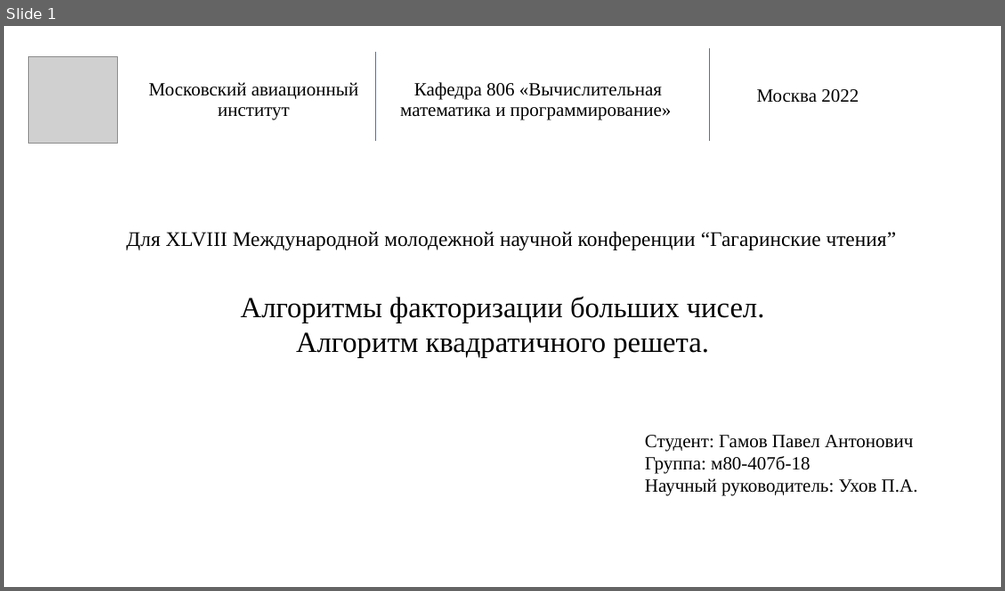
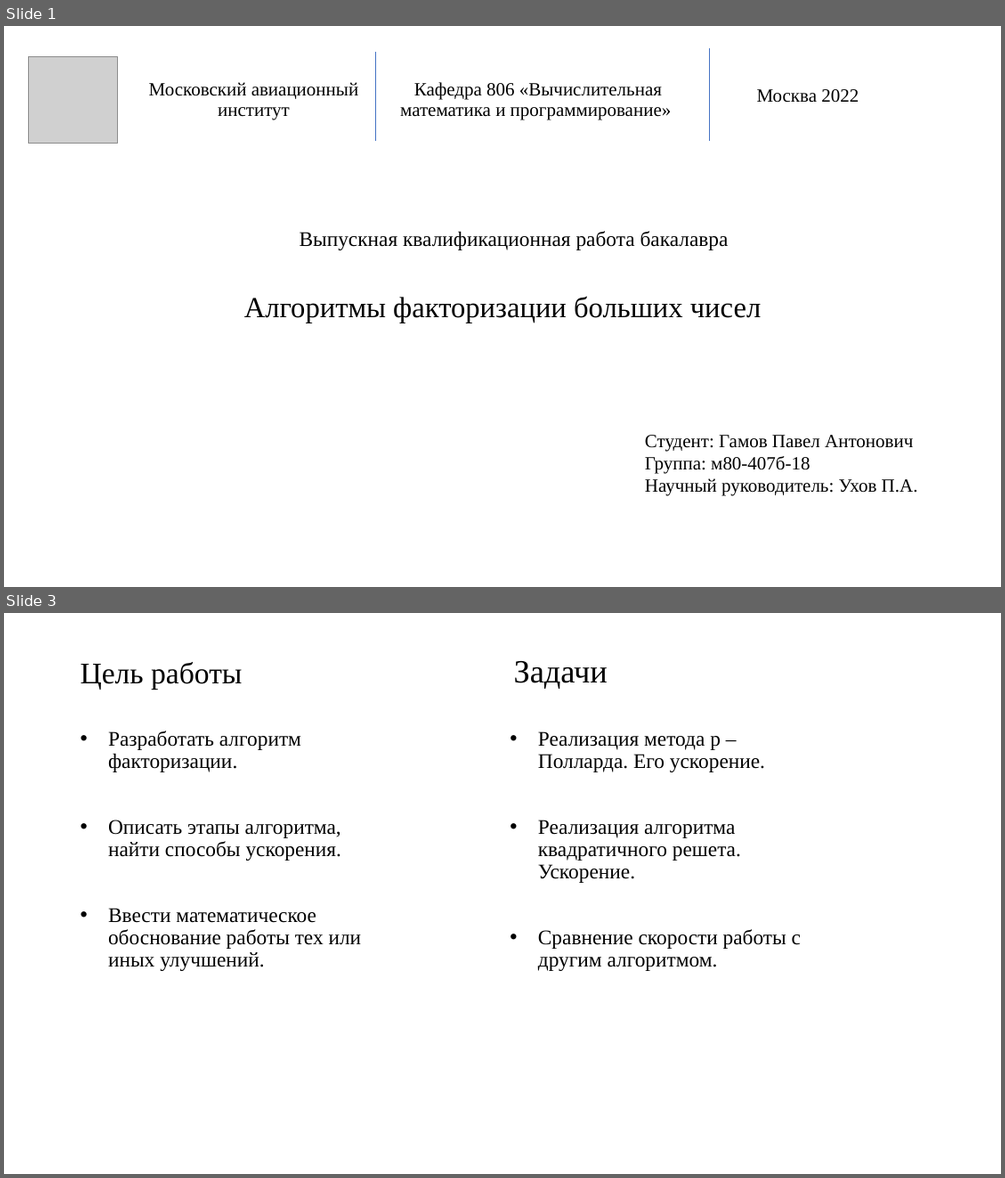
Before and after one commit to pagamov/VKR, a slide deck: Гамов Павел Чтения.pptx. Shown one above the other, each under a label of ours: slide 1 before the commit, slides 1 and 3 after it; the slides between them are not shown. The pictures are 1005x591 and 1005x1178 pixels, drawn with LibreOffice and Linux fonts; fonts in the diff are those of the drawing; grey boxes stand for pictures. Boxes give left, top, right and bottom in pixels: in the first picture for what was removed or moved away, otherwise in the second. Text is boxed around its words. In the diff, an @@ line names an element or a change of style, - is before the commit and + after.

```diff
--- a/Гамов Павел Чтения.pptx
+++ b/Гамов Павел Чтения.pptx
@@ slide 3 added at (4, 613, 1001, 1174), background #FFFFFF @@
@@ title added at (81, 662, 242, 689), 28.8 pt, text #000000 @@
+Цель работы
@@ text added at (514, 661, 607, 689), 31.2 pt, text #000000 @@
+Задачи
@@ text added at (108, 730, 362, 971), 20 pt, text #000000 @@
+• Разработать алгоритм факторизации.
+• Описать этапы алгоритма, найти способы ускорения.
+• Ввести математическое обоснование работы тех или иных улучшений.
@@ text added at (538, 731, 801, 971), 20 pt, text #000000 @@
+• Реализация метода p – Полларда. Его ускорение.
+• Реализация алгоритма квадратичного решета. Ускорение.
+• Сравнение скорости работы с другим алгоритмом.
@@ slide 1 changed as well @@
@@ text at (299, 231, 728, 250): text changed @@
-Для XLVIII Международной молодежной научной конференции “Гагаринские чтения”
+Выпускная квалификационная работа бакалавра
@@ text at (244, 296, 761, 323): text changed @@
-Алгоритмы факторизации больших чисел.
-Алгоритм квадратичного решета.
+Алгоритмы факторизации больших чисел
```
Also in this commit, not shown: 5 other slides changed, 6 other slides added, 1 slide removed, 1 other file.
